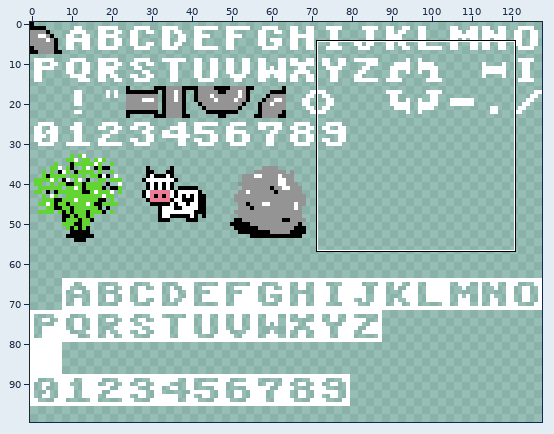
A pixel-art file gets an edit: assets/c64-character-set.aseprite. Above: a wide view before the commit, with the close-up outlined.
Close-up. Old version:
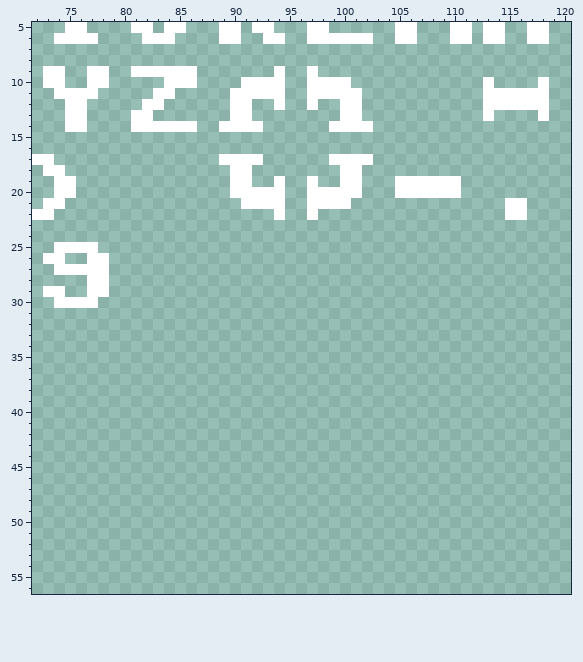
128x128 pixels, 1 frame. Shown: x 72..120, y 5..56. The wide view leaves out empty margins.
After the commit:
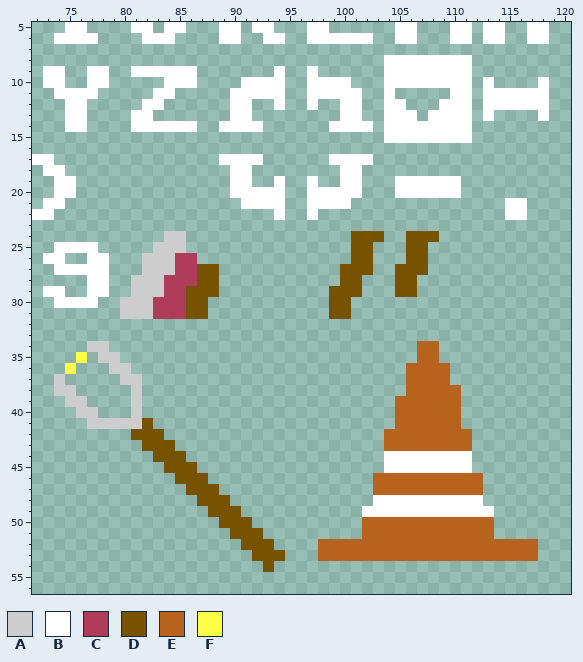
Palette (. is transparent): A #cdcdcd  B #ffffff  C #af3c58  D #775300  E #b7631e  F #ffff46
The edit:
Layer "Character Set Main 1":
There is now colour A in row 24 at x 84 to 85; in row 25 at x 83 to 85; in rows 26 to 27 at x 82 to 84; in rows 28 to 29 at x 81 to 83; in rows 30 to 31 at x 80 to 82; in row 34 at x 77 to 78.
There is now colour A in row 35 at x 78 to 79; in row 36 at x 79 to 80; in row 37 at x 74 and 80 to 81; in row 38 at x 74 to 75 and 81; in row 39 at x 75 to 76 and 81; in row 40 at x 76 to 77 and 81.
There is now colour A in row 41 at x 77 to 81.
There is now colour B in rows 8 to 10 at x 104 to 111; in row 11 at x 104 and 110 to 111; in row 12 at x 104 to 105 and 109 to 111; in row 13 at x 104 to 106 and 108 to 111; in rows 14 to 15 at x 104 to 111; in rows 44 to 45 at x 104 to 111.
There is now colour B in row 48 at x 103 to 112; in row 49 at x 102 to 113.
There is now colour C in rows 26 to 27 at x 85 to 86; in row 28 at x 84 to 86; in row 29 at x 84 to 85; in rows 30 to 31 at x 83 to 85.
There is now colour D in row 24 at x 101 to 103 and 106 to 108; in rows 25 to 26 at x 101 to 102 and 106 to 107; in row 27 at x 87 to 88, 100 to 102 and 105 to 107; in row 28 at x 87 to 88, 100 to 101 and 105 to 106; in row 29 at x 86 to 88, 99 to 101 and 105 to 106; in rows 30 to 31 at x 86 to 87 and 99 to 100.
There is now colour D in row 41 at x 82; in row 42 at x 81 to 83; in row 43 at x 82 to 84; in row 44 at x 83 to 85; in row 45 at x 84 to 86; in row 46 at x 85 to 87.
There is now colour D in row 47 at x 86 to 88; in row 48 at x 87 to 89; in row 49 at x 88 to 90; in row 50 at x 89 to 91; in row 51 at x 90 to 92; in row 52 at x 91 to 93.
There is now colour D in row 53 at x 92 to 94; in row 54 at x 93.
There is now colour E in rows 34 to 35 at x 107 to 108; in rows 36 to 37 at x 106 to 109; in row 38 at x 106 to 110; in rows 39 to 41 at x 105 to 110; in rows 42 to 43 at x 104 to 111; in rows 46 to 47 at x 103 to 112.
There is now colour E in rows 50 to 51 at x 102 to 113; in rows 52 to 53 at x 98 to 117.
There is now colour F in row 35 at x 76; in row 36 at x 75.
